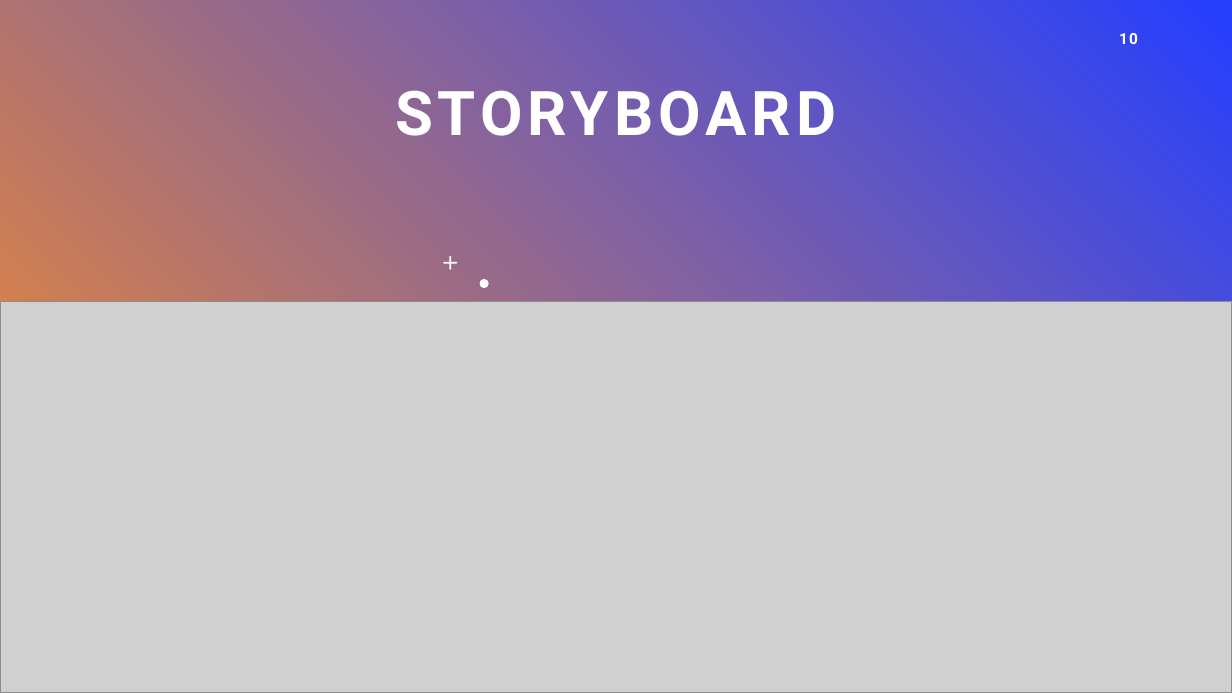
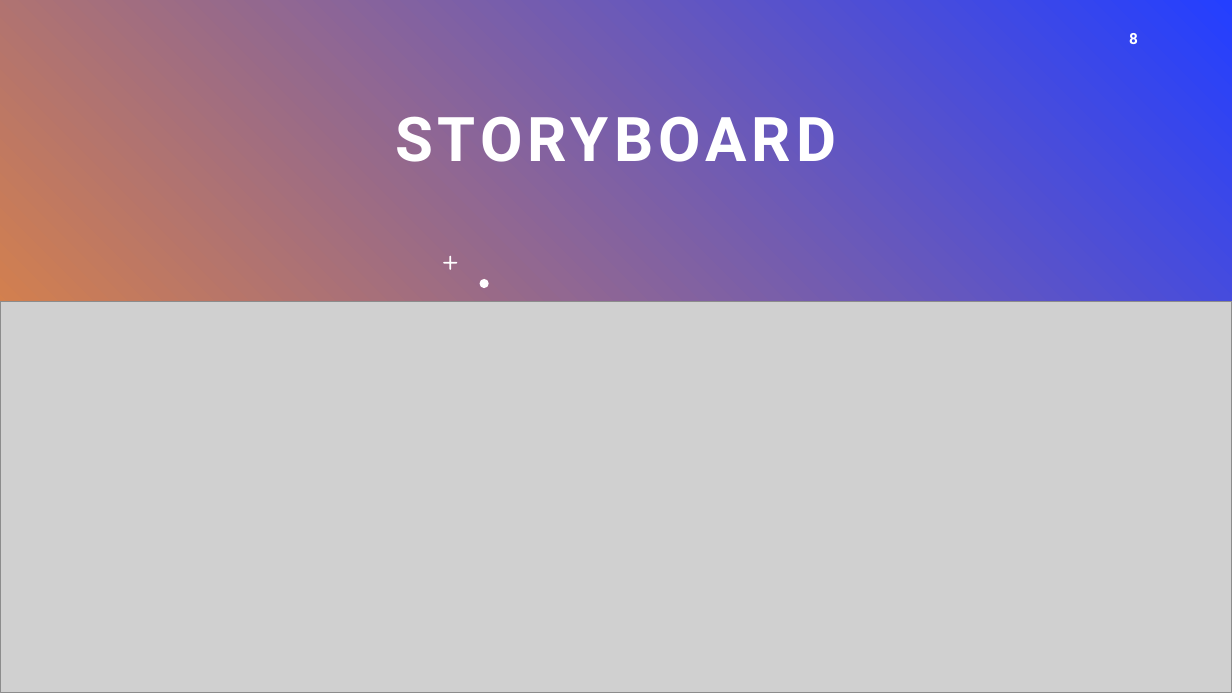
Before and after one commit to magopyan/Pocket-Finances, a slide deck: slide 8 of Documentation/Final Presentation/Presentation.pptx (slide 10 before the commit). Drawn at 1232x693 pixels with LibreOffice and Linux fonts; fonts in the diff are those of the drawing; grey boxes stand for pictures. Boxes give left, top, right and bottom in pixels: in the first picture for what was removed or moved away, otherwise in the second. Text is boxed around its words. In the diff, an @@ line names an element or a change of style, - is before the commit and + after.

```diff
--- a/Documentation/Final Presentation/Presentation.pptx
+++ b/Documentation/Final Presentation/Presentation.pptx
@@ page number at [1129,33,1138,44]: text changed @@
-10
+8
@@ title "STORYBOARD" rewrapped from [395,90,836,136] to [395,105,836,176] @@
```
Also in this commit, not shown: 9 other slides changed, 4 slides added, 2 slides removed, 2 other files.
